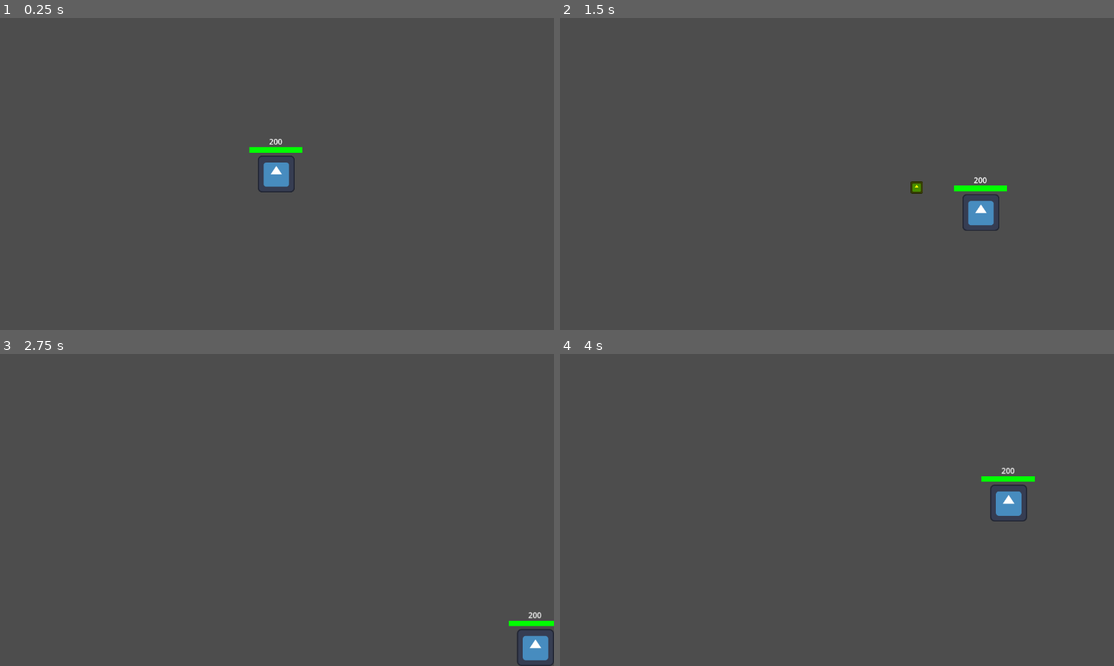
Above: before the commit, frames 1-4 (two rows, left to right).
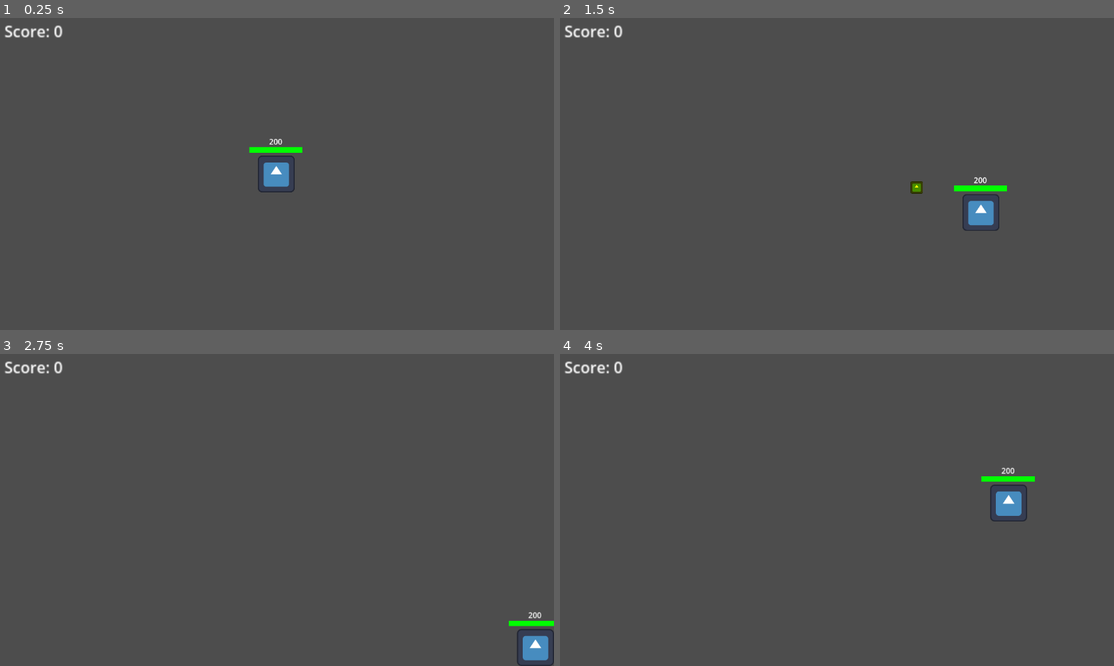
Above: after the commit, the same moments.

Repository: emman123667/shootergameprototype
Game: Godot game, scene res://scenes/game.tscn
The game is run twice, just before and just after one commit, with the same random seed, the same clock (stepped at 60 frames per second) and the same inputs. The engine's default icon, where the game draws it, is replaced by a stand-in: a white triangle on a blue panel in a dark square.
Inputs (mouse positions are in pixels of both pictures, inside the frame that each line leads up to):
- Up to frame 1 (0.25 s): no input
- Up to frame 2 (1.5 s): tap Enter (emit_test_signal) at 0.5 s; move the mouse to (958, 158) at 0.52 s; hold Right (player_move_right) 0.53-1.28 s; hold Enter (emit_test_signal) 0.53-1.28 s; move the mouse to (726, 189) at 1.27 s; hold Down (player_move_down) from 1.28 s (still down); click (726, 189) at 1.35 s
- Up to frame 3 (2.75 s): move the mouse to (332, 441) at 2.02 s; release Down (player_move_down) at 2.03 s; hold Right (player_move_right) from 2.03 s (still down); hold Enter (emit_test_signal) from 2.03 s (still down)
- Up to frame 4 (4 s): move the mouse to (809, 572) at 2.77 s; release Right (player_move_right) at 2.78 s; release Enter (emit_test_signal) at 2.78 s; hold Up (player_move_up) 2.78-3.53 s; click (809, 572) at 2.85 s; move the mouse to (1003, 556) at 3.52 s; hold Left (player_move_left) from 3.53 s (still down); hold Enter (emit_test_signal) from 3.53 s (still down)

The runs differ from the first frame. In frame 1, 0.2% of the frame differs, in the area x 0-12%, y 2-7%; in frame 2, 0.2%; in frame 3, 0.2%; in frame 4, 0.2%.

Commit message:
Added a scoring system to score each enemy kill

Diff:
--- a/scenes/enemy.tscn
+++ b/scenes/enemy.tscn
@@ -15,6 +15,7 @@
 
 [node name="Enemy" type="CharacterBody2D"]
 script = ExtResource("1_4ra3w")
+scoreIncrease = 10
 move_speed = 70.0
 health = 40
 damage = 10
--- a/scenes/game.tscn
+++ b/scenes/game.tscn
@@ -8,7 +8,17 @@
 distance = -162.0
 
 [node name="Game" type="Node2D"]
+
+[node name="GameManager" type="Node" parent="." node_paths=PackedStringArray("player")]
 script = ExtResource("1_lnu2h")
+player = NodePath("../Player")
+
+[node name="ScoreTextLabel" type="Label" parent="GameManager"]
+offset_left = -282.0
+offset_top = -160.0
+offset_right = -230.0
+offset_bottom = -137.0
+text = "Score: 0"
 
 [node name="Player" parent="." instance=ExtResource("2_feb5d")]
 
--- a/scenes/super_enemy.tscn
+++ b/scenes/super_enemy.tscn
@@ -3,6 +3,7 @@
 [ext_resource type="PackedScene" uid="uid://fpo4yaaa2rou" path="res://scenes/enemy.tscn" id="1_cmj7v"]
 
 [node name="SuperEnemy" instance=ExtResource("1_cmj7v")]
+scoreIncrease = 20
 move_speed = 100.0
 health = 80
 
--- a/scripts/enemy.gd
+++ b/scripts/enemy.gd
@@ -5,6 +5,8 @@
 enum CurrentState {FOLLOW_PLAYER, STALL}
 
 @export var targetPlayer: Player
+@export var scoreIncrease: int
+
 var currentState: CurrentState
 
 @onready var hitbox: Hitbox = $Hitbox
@@ -24,6 +26,7 @@
 func takeDamage(dmgSource: Bullet):
 	health = health - dmgSource.damage
 	if health <= 0:
+		targetPlayer.score += scoreIncrease
 		self.queue_free() # Removes the enemy from the scene tree
 
 func _onHitboxIsHit(dmgSource: Bullet):
--- a/scripts/game_manager.gd
+++ b/scripts/game_manager.gd
@@ -1,9 +1,8 @@
-extends Node2D
+extends Node
 
-@onready var player: Player = $Player
+@export var player: Player
 
-func _ready() -> void:
-    player.testSignal.connect(_on_player_test_signal)
+@onready var scoreTextLabel: Label  = $ScoreTextLabel
 
-func _on_player_test_signal() -> void:
-    print("Hello world!! This signal was emitted from the player!")
+func _process(delta: float) -> void:
+	scoreTextLabel.text = "Score: " + str(player.score)
--- a/scripts/player.gd
+++ b/scripts/player.gd
@@ -4,6 +4,8 @@
 
 signal testSignal
 signal playerFire
+
+var score: int
 
 @onready var currentGun: Gun = $Gun
 @onready var hitbox: Hitbox = $Hitbox
